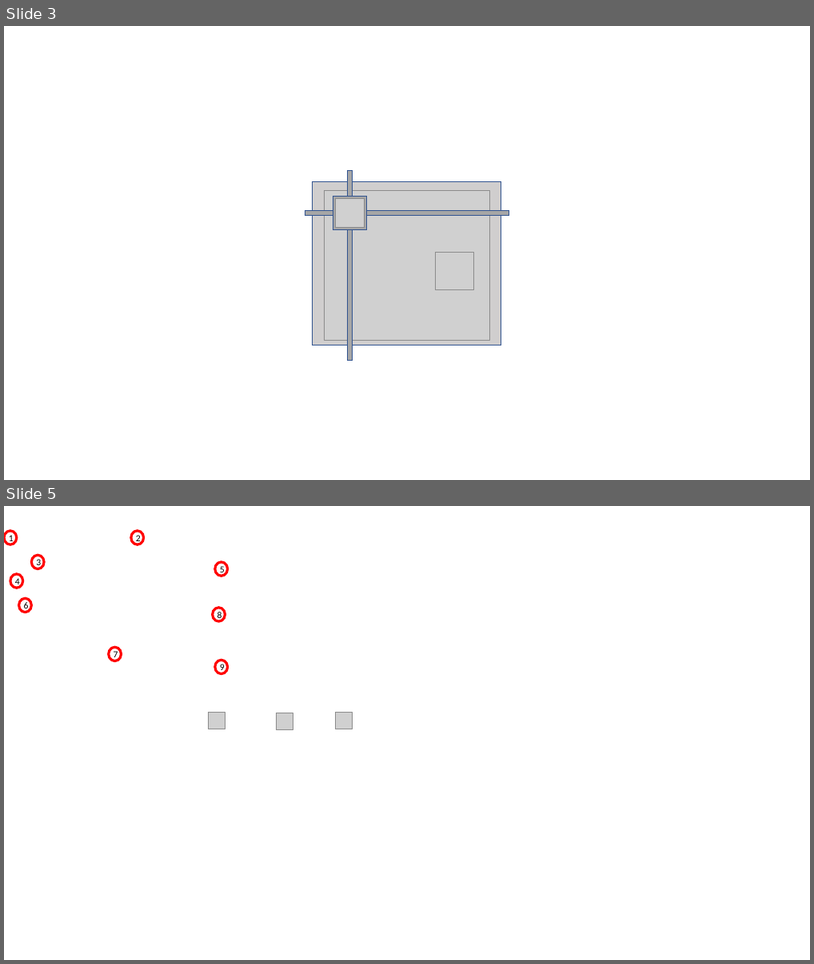
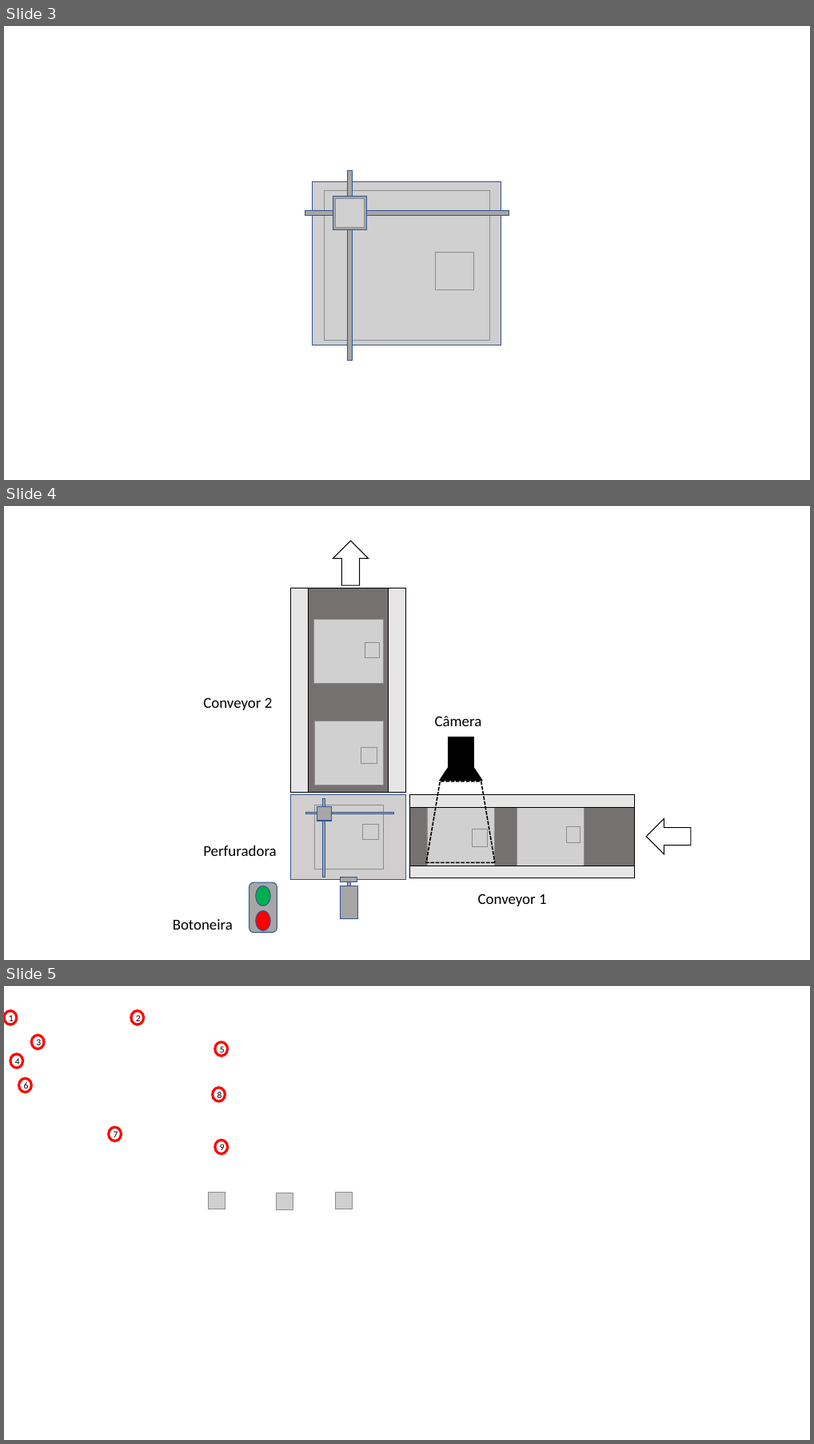
Before and after one commit to AirChord/ProjetoAutomacaoAvancada, a slide deck: Relatorio/Imagens.pptx. Shown one above the other, each under a label of ours: slides 3 and 5 before the commit, slides 3, 4 and 5 after it; the slides between them are not shown. The pictures are 814x964 and 814x1444 pixels, drawn with LibreOffice and Linux fonts; fonts in the diff are those of the drawing; grey boxes stand for pictures; background and template pictures are left out. Boxes give left, top, right and bottom in pixels: in the first picture for what was removed or moved away, otherwise in the second. Text is boxed around its words. In the diff, an @@ line names an element or a change of style, - is before the commit and + after.

```diff
--- a/Relatorio/Imagens.pptx
+++ b/Relatorio/Imagens.pptx
@@ slide 4 added at [4, 506, 810, 960], background #FFFFFF @@
@@ left arrow added at [334, 540, 369, 585], fill #FFFFFF, outline #000000 1 pt @@
@@ rectangle added at [290, 588, 308, 792], fill #E7E6E6, outline #000000 1 pt @@
@@ rectangle added at [308, 588, 389, 792], fill #767171, outline #000000 1 pt @@
@@ rectangle added at [389, 588, 406, 792], fill #E7E6E6, outline #000000 1 pt @@
@@ picture added at [314, 619, 383, 684] @@
@@ picture added at [365, 643, 379, 658] @@
@@ text added at [203, 697, 273, 710], 18 pt, text #000000 @@
+Conveyor 2
@@ picture added at [315, 720, 384, 785] @@
@@ text added at [435, 716, 482, 726], 18 pt, text #000000 @@
+Câmera
@@ rectangle added at [450, 737, 474, 768], fill #000000, outline #000000 2.25 pt @@
@@ picture added at [361, 748, 377, 763] @@
@@ flow chart manual operation added at [441, 768, 482, 780], fill #000000, outline #000000 2.25 pt @@
@@ flow chart manual operation added at [427, 781, 495, 862], outline #000000 1.5 pt dashed @@
@@ group added at [290, 795, 406, 880]: 4 rectangles, 2 pictures @@
@@ rectangle added at [410, 808, 634, 866], fill #767171, outline #000000 1 pt @@
@@ rectangle added at [410, 795, 634, 808], fill #E7E6E6, outline #000000 1 pt @@
@@ picture added at [427, 800, 494, 869] @@
@@ picture added at [517, 800, 584, 870] @@
@@ picture added at [472, 829, 488, 846] @@
@@ picture added at [566, 827, 581, 843] @@
@@ left arrow added at [646, 819, 691, 854], fill #FFFFFF, outline #000000 1 pt @@
@@ text added at [203, 845, 276, 856], 18 pt, text #000000 @@
+Perfuradora
@@ rectangle added at [410, 865, 634, 878], fill #E7E6E6, outline #000000 1 pt @@
@@ rounded rectangle added at [249, 882, 277, 932], fill #A6A6A6, outline #325491 1 pt @@
@@ ellipse added at [256, 886, 270, 906], fill #00B050, outline #325491 1 pt @@
@@ rectangle added at [340, 877, 358, 882], fill #A6A6A6, outline #325491 1 pt @@
@@ rectangle added at [341, 886, 358, 919], fill #A6A6A6, outline #325491 1 pt @@
@@ rectangle added at [348, 881, 350, 916], fill #A6A6A6, outline #325491 1 pt @@
@@ ellipse added at [256, 911, 270, 931], fill #FF0000, outline #325491 1 pt @@
@@ text added at [478, 893, 547, 906], 18 pt, text #000000 @@
+Conveyor 1
@@ text added at [173, 919, 233, 929], 18 pt, text #000000 @@
+Botoneira
```
Also in this commit, not shown: 5 other slides added, 1 slide removed, 12 other files.
